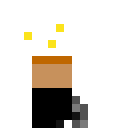
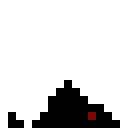
Before/after of a w=128, h=128 layered artwork. What changed in the layer stack:
painted on "Black Knight" over [left=8, top=24, right=120, bottom=128]
